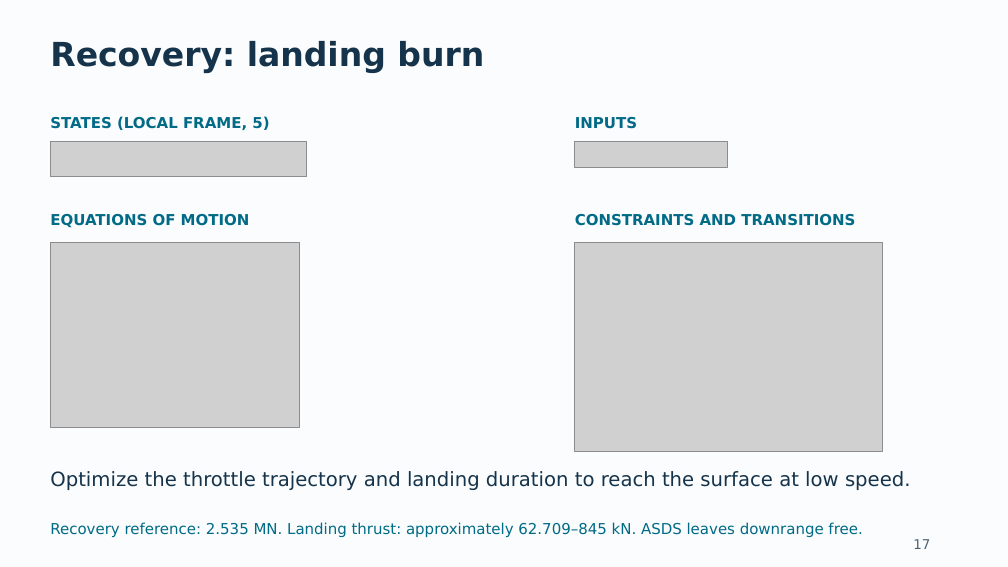
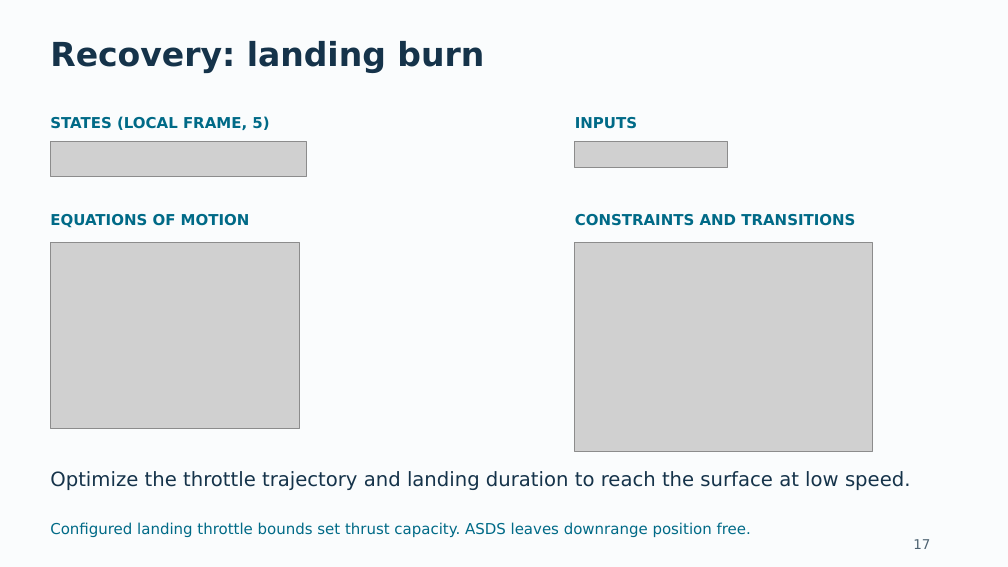
Before and after one commit to pukmark/LaunchVehicleOptimization, a slide deck: slide 17 of Launch_Vehicle_Optimization_GitHub_Current.pptx. Drawn at 1008x567 pixels with LibreOffice and Linux fonts; fonts in the diff are those of the drawing; grey boxes stand for pictures. Boxes give left, top, right and bottom in pixels: in the first picture for what was removed or moved away, otherwise in the second. Text is boxed around its words. In the diff, an @@ line names an element or a change of style, - is before the commit and + after.

```diff
--- a/Launch_Vehicle_Optimization_GitHub_Current.pptx
+++ b/Launch_Vehicle_Optimization_GitHub_Current.pptx
@@ picture: place and size @@
-picture at <box>575,243,882,451</box>
+picture at <box>575,243,873,451</box>
@@ text at <box>50,522,751,537</box>: text changed @@
-Recovery reference: 2.535 MN. Landing thrust: approximately 62.709–845 kN. ASDS leaves downrange free.
+Configured landing throttle bounds set thrust capacity. ASDS leaves downrange position free.
```
Also in this commit, not shown: 17 other slides changed, 12 other files.
